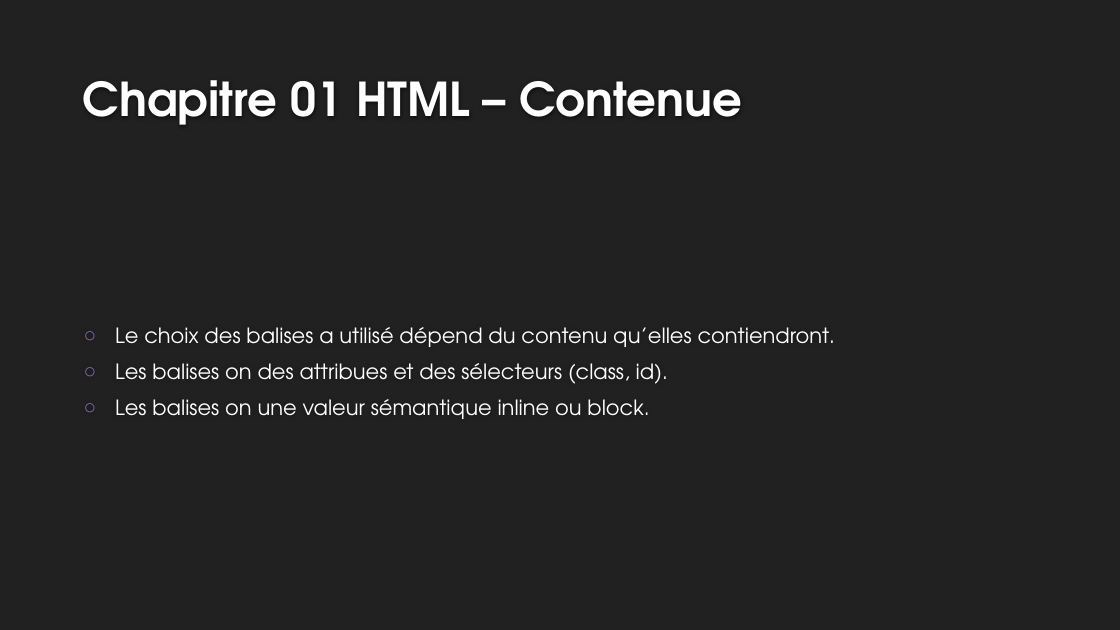
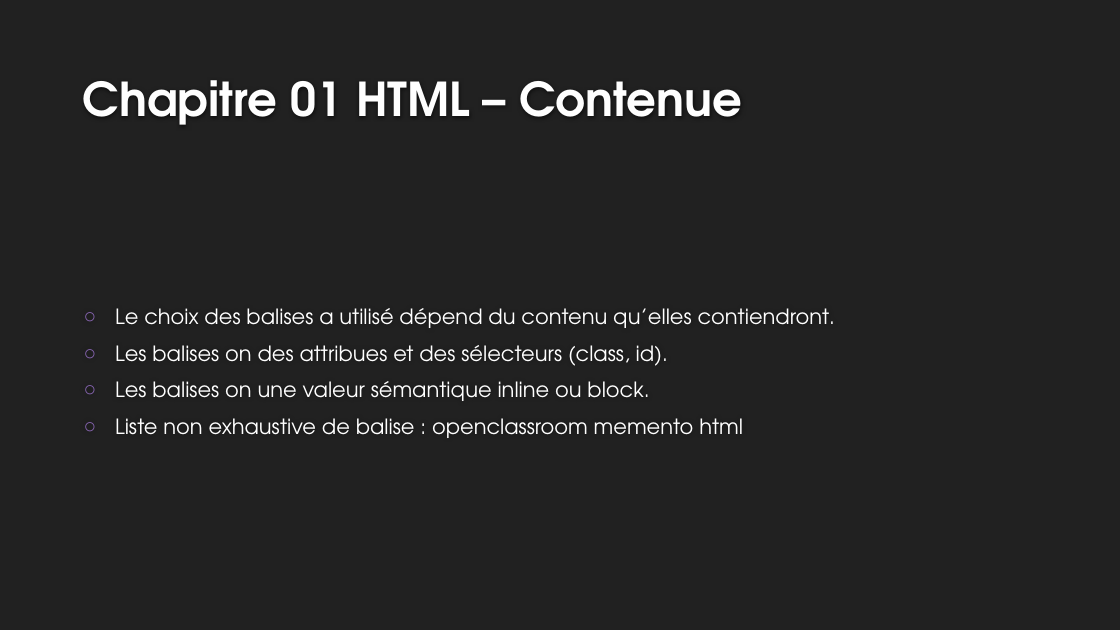
Before and after one commit to mehdiAberkane/Exo-html-css, a slide deck: slide 6 of Formation HTML.pptx. Drawn at 1120x630 pixels with LibreOffice and Linux fonts; fonts in the diff are those of the drawing; background and template pictures are left out. Boxes give left, top, right and bottom in pixels: in the first picture for what was removed or moved away, otherwise in the second. Text is boxed around its words. In the diff, an @@ line names an element or a change of style, - is before the commit and + after.

```diff
--- a/Formation HTML.pptx
+++ b/Formation HTML.pptx
@@ text at bbox=[115, 418, 743, 438]: paragraph added @@
+○ Liste non exhaustive de balise : openclassroom memento html
```
Also in this commit, not shown: 3 other slides changed.
